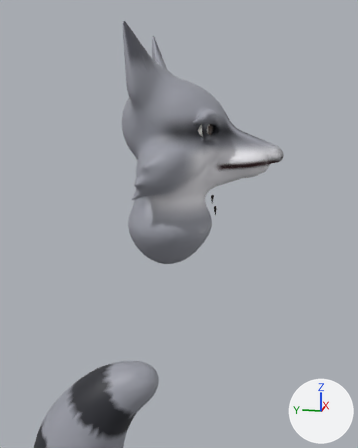
Renders of the glTF model public/humans/animals/female_raccoon.glb from each side of a commit.
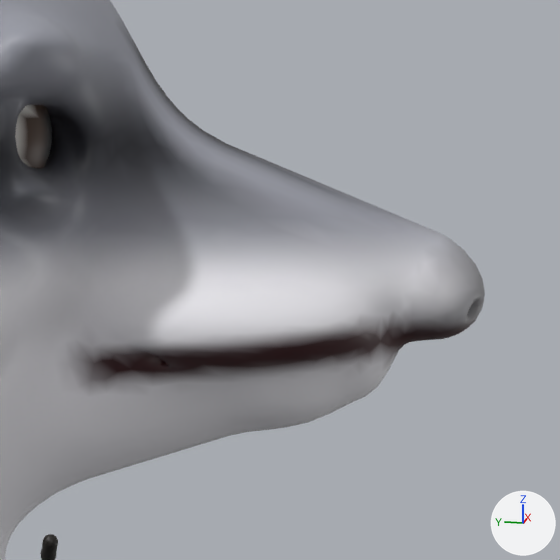
There are two pictures of each version: one from a 50 mm camera at (-0.954, -0.259, 1.615) aimed at (-0.056, -0.079, 1.39), one close up on the part from 57% to 83% of the width and 24% to 44% of the height. The lights are fixed; the arrows at lower right show +X, +Y and +Z. The first two pictures are the older version. Vertices at exactly the same position are counted once.

Names of what the first close-up shows: 'AnimalEyeR', 'AnimalHead' and 1 more.
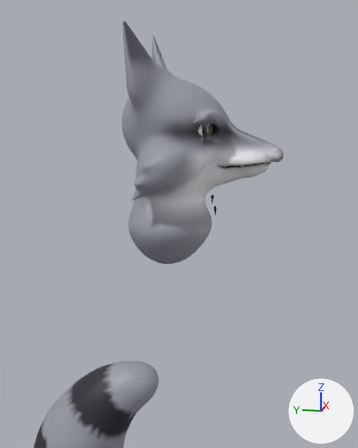
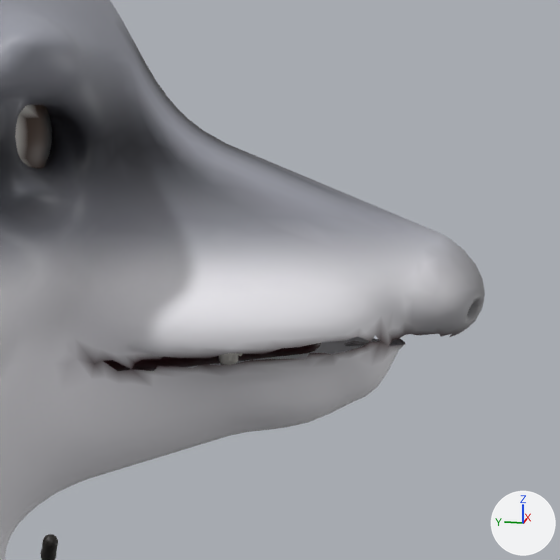
Location of each change, (x1, y1, x2, y2) in pixels of the close-ups (560 x 560 px):
part 1 of me_animalhead, deleted: before (104, 334, 451, 371)
part 2 of me_animalhead, recoloured (lighter): (69, 312, 475, 395) in both

The edits, one by one:
me_animalhead is used by ob_animalhead; location (0.0, 0.0, 0.0).
me_animalhead had 15850 vertices, 31636 faces and spanned x -0.134..0.134, y -0.268..0.042, z 1.294..1.748.
me_animalhead now has 15686 vertices, 31157 faces and spans x -0.134..0.134, y -0.268..0.042, z 1.294..1.748.
Part 1, on me_animalhead:
164 vertices are removed from x -0.035..0.032, y -0.257..-0.168, z 1.497..1.507.
479 faces are deleted.
me_animalhead part 2: 800 kept faces spanning x -0.038..0.038, y -0.267..-0.138, z 1.485..1.516 get new vertex colours.
